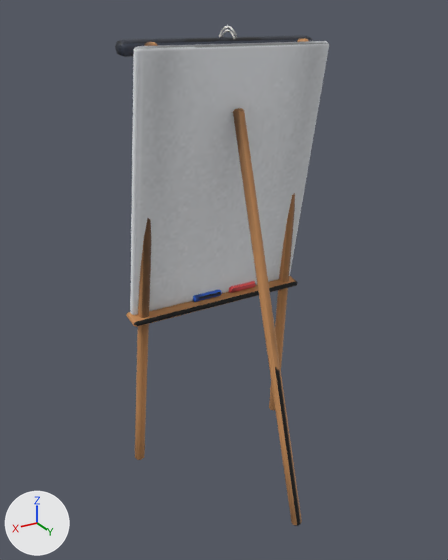
Renders of the glTF model client/public/models/flipchart.glb from each side of a commit.
One viewpoint serves both versions: a 50 mm camera at (1.18, 1.972, 1.804) aimed at (0.098, 0.169, 0.902). Every picture has the same lights, and +X, +Y and +Z are marked at lower left. The picture after the commit comes second. Vertices at exactly the same position are counted once.

Names of what the first picture shows: 'flipchart'.
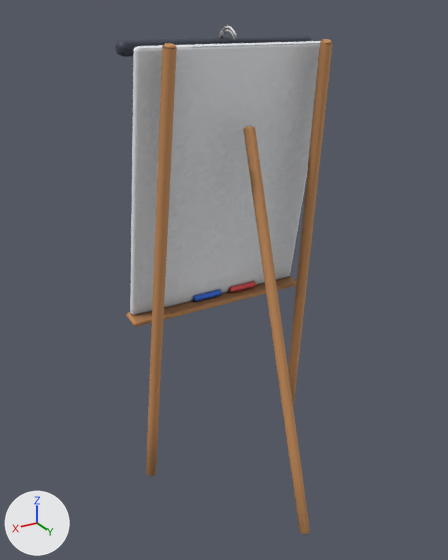
The edits, one by one:
me_flipchart is used by ob_flipchart; location (0.0, 0.0, 0.0).
me_flipchart had 468 vertices, 890 faces and spanned x -0.39..0.39, y -0.14..0.57, z 0.0..1.77.
me_flipchart now has 468 vertices, 890 faces and spans x -0.39..0.39, y -0.09..0.62, z 0.0..1.77.
me_flipchart part 1: the loose piece of 48 vertices spanning x -0.38..-0.28, y -0.14..0.08, z 0.0..1.72 is moved by (0.0, 0.12, 0.0).
me_flipchart part 2: the loose piece of 48 vertices spanning x 0.28..0.38, y -0.14..0.08, z 0.0..1.72 is moved by (0.0, 0.12, 0.0).
me_flipchart part 3: the loose piece of 48 vertices spanning x -0.02..0.02, y 0.08..0.57, z 0.0..1.5 is scaled about its middle by (1, 0.955, 0.966), then moved by (0.0, 0.06, -0.02).
me_flipchart part 4: texture (UV) coordinates of 886 of 890 faces, centred in x -0.39..0.39, y -0.14..0.56, z 0.0..1.76, changed; they spanned u 0.0..1.0, v 0.0..1.0 and now span u 0.0..1.0, v 0.0..1.0.

What differs and where, as boxes [x1, y1, x2, y2] in the pictures (448 x 560 px; the box of a moved part takes in the faces that stretch with it):
'flipchart', reshaped, surface changed
    before: [115, 26, 329, 526]
    after: [115, 26, 333, 535]
part 1 of me_flipchart, moved or reshaped
    before: [269, 38, 309, 411]
    after: [283, 39, 333, 421]
part 2 of me_flipchart, moved or reshaped
    before: [135, 42, 158, 460]
    after: [146, 43, 177, 476]
part 3 of me_flipchart, moved or reshaped
    before: [233, 108, 302, 526]
    after: [244, 126, 310, 535]
part 4 of me_flipchart, surface changed
    before: [115, 26, 329, 526]
    after: [115, 26, 333, 535]
